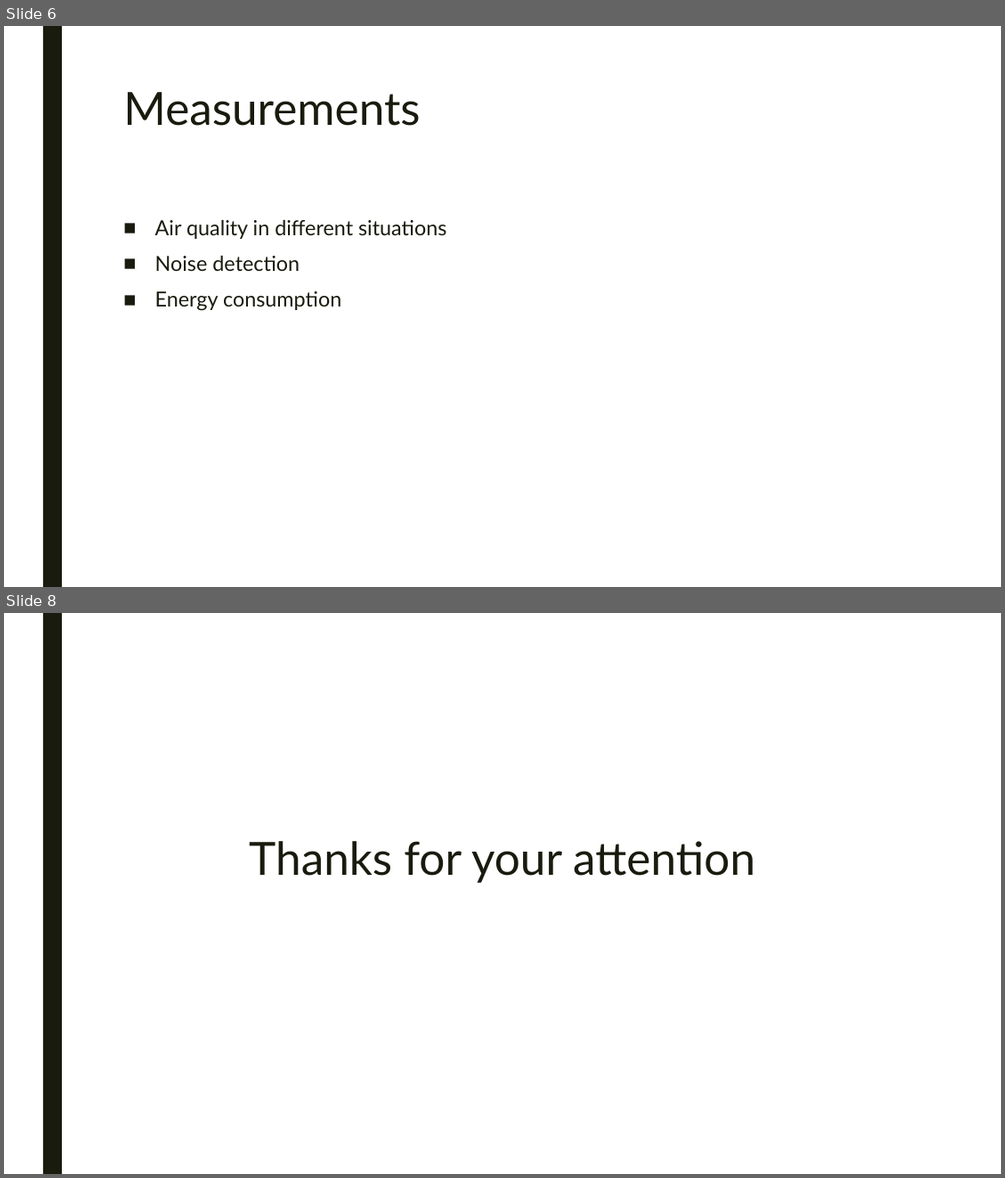
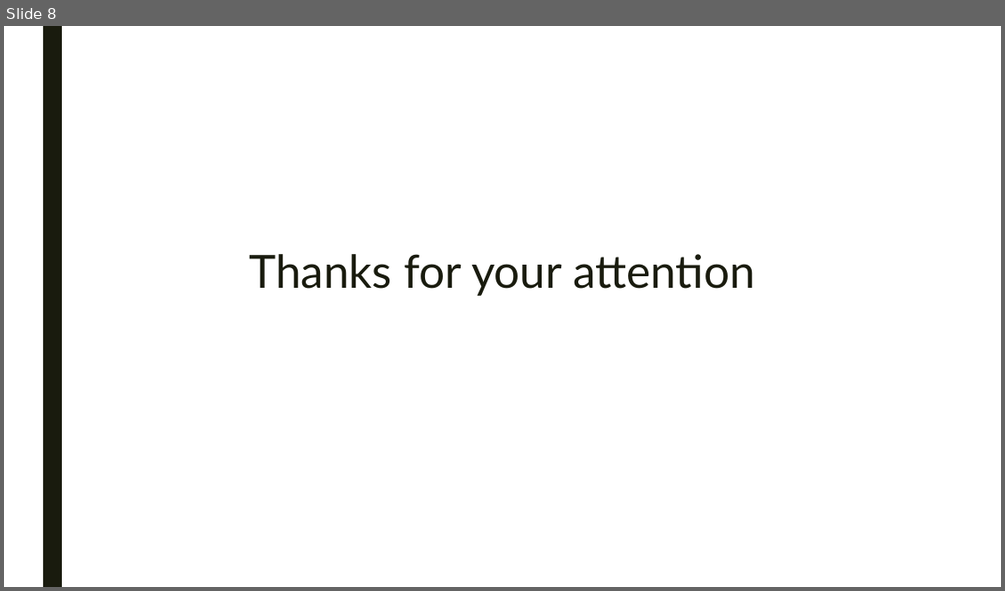
Before and after one commit to LorenzoPecorari/iot_project, a slide deck: presentation/intermediate_pres.pptx. Shown one above the other, each under a label of ours: slides 6 and 8 before the commit, slide 8 after it; the slides between them are not shown. The pictures are 1005x1178 and 1005x591 pixels, drawn with LibreOffice and Linux fonts; fonts in the diff are those of the drawing; background and template pictures are left out. Boxes give left, top, right and bottom in pixels: in the first picture for what was removed or moved away, otherwise in the second. Text is boxed around its words. In the diff, an @@ line names an element or a change of style, - is before the commit and + after.

```diff
--- a/presentation/intermediate_pres.pptx
+++ b/presentation/intermediate_pres.pptx
@@ slide 6 removed at (4,26,1001,587), background picture (left out); not listed: 1 template element that a slide beside it also shows @@
@@ title removed at (123,92,420,126) @@
-Measurements
@@ text removed at (155,219,446,311) @@
-■ Air quality in different situations
-■ Noise detection
-■ Energy consumption
```
Also in this commit, not shown: 5 slides changed, 1 slide added.
